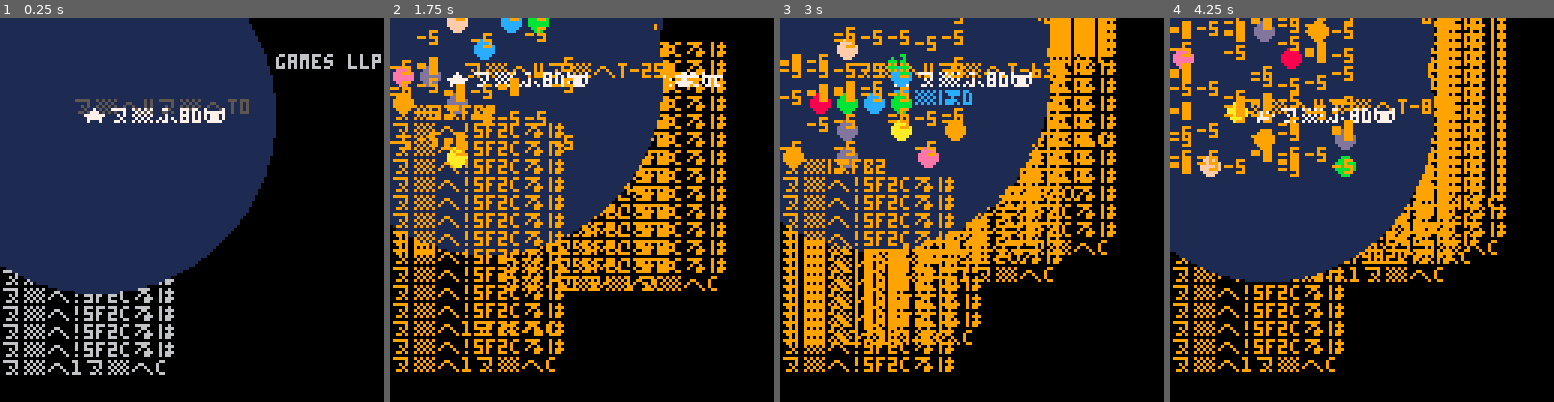
Above: before the commit, frames 1-4 (left to right).
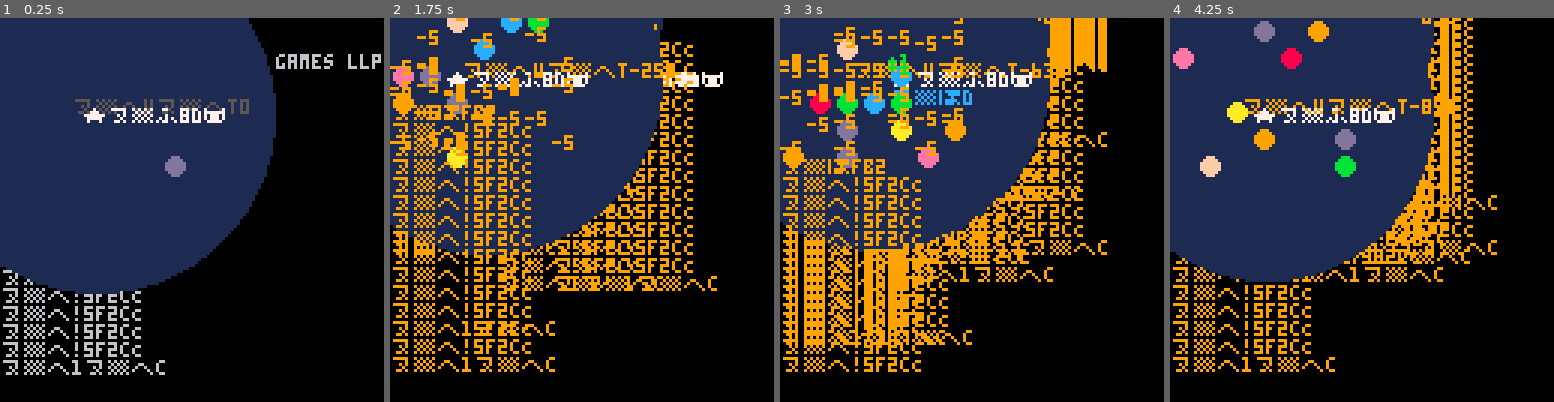
Above: after the commit, the same moments.

Repository: pancelor/bubble-cat
Game: PICO-8 cartridge min.p8
The game is run twice, just before and just after one commit, with the same random seed, the same clock (stepped at 60 frames per second) and the same inputs.
Inputs:
- Up to frame 1 (0.25 s): no input
- Up to frame 2 (1.75 s): tap X (X key) at 0.33, 1.07 s; tap O (Z key) at 0.7, 1.7 s; hold Right from 1.6 s (still down)
- Up to frame 3 (3 s): tap X (X key) at 1.85, 2.97 s; release Right at 2.1 s; tap O (Z key) at 2.1, 2.5, 2.9 s; hold Up 2.15-2.42 s; hold Right from 2.47 s (still down)
- Up to frame 4 (4.25 s): release Right at 3.03 s; hold Left 3.08-3.58 s; tap O (Z key) at 3.3, 3.7, 4.1 s; hold Down 3.63-3.97 s; hold Right from 4.02 s (still down); tap X (X key) at 4.08 s

The runs differ from the first frame. In frame 1, 1.1% of the frame differs, in the area x 34-49%, y 35-89%; in frame 2, 6.5%; in frame 3, 6.7%; in frame 4, 9.7%, in the area x 0-88%, y 0-88%.

Commit message:
save 3 chars (one twitter-only); 612

Diff:
--- a/min.lua
+++ b/min.lua
@@ -1,4 +1,4 @@
-fl={}sy=0sz=0rf=circfill::_::bn,fc={}px=3py=3for j=0,12do?"⁶!5f2c³"
+fl={}sy=0sz=0rf=circfill::_::bn,fc={}px=3py=3for j=0,12do?"⁶!5f2cC"
 add(bn,rnd(49)\1)end
 while t()<60do?"⁶1⁶c"
 b=btnp()qu=b>8and"⁷fb2"d=sgn(sz-sy)ox=px
@@ -17,8 +17,7 @@
 if(st)px,py,fc=ox,oy
 for a in all(fl)do
 a[3]-=1?unpack(a)
-end
-if(qu)?qu
+end?qu or""
 if(qu)goto _
 end?"⁷s8e.e.a4bd"
 ::e::goto e
